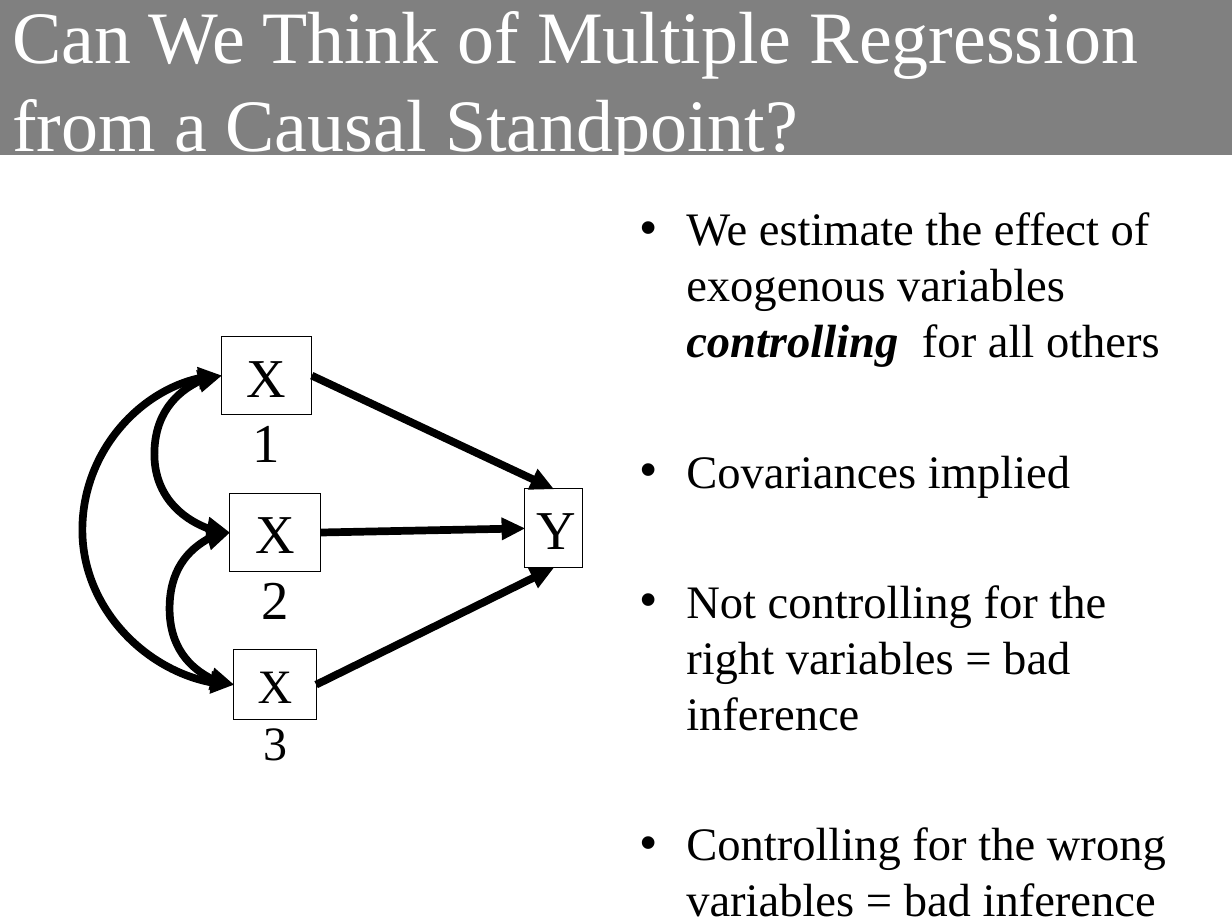
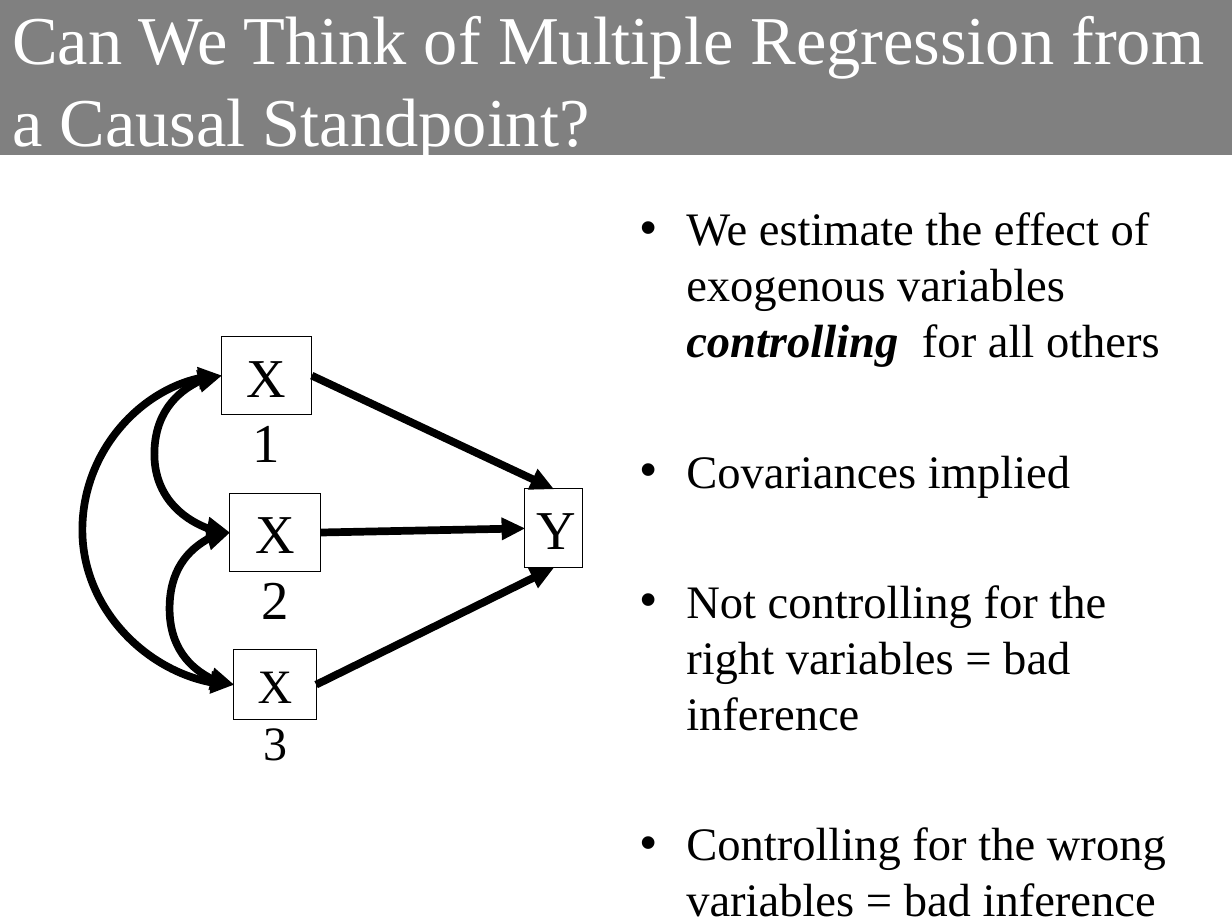
Before and after one commit to biol607/biol607.github.io, a slide deck: slide 11 of lectures/causal_models_regression.pptx. Drawn at 1232x924 pixels with LibreOffice and Linux fonts; fonts in the diff are those of the drawing. Boxes give left, top, right and bottom in pixels: in the first picture for what was removed or moved away, otherwise in the second. Text is boxed around its words. In the diff, an @@ line names an element or a change of style, - is before the commit and + after.

```diff
--- a/lectures/causal_models_regression.pptx
+++ b/lectures/causal_models_regression.pptx
@@ title "Can We Think of Multiple ..." at (0,1,1232,155): size 43.2 to 40 pt @@
```
